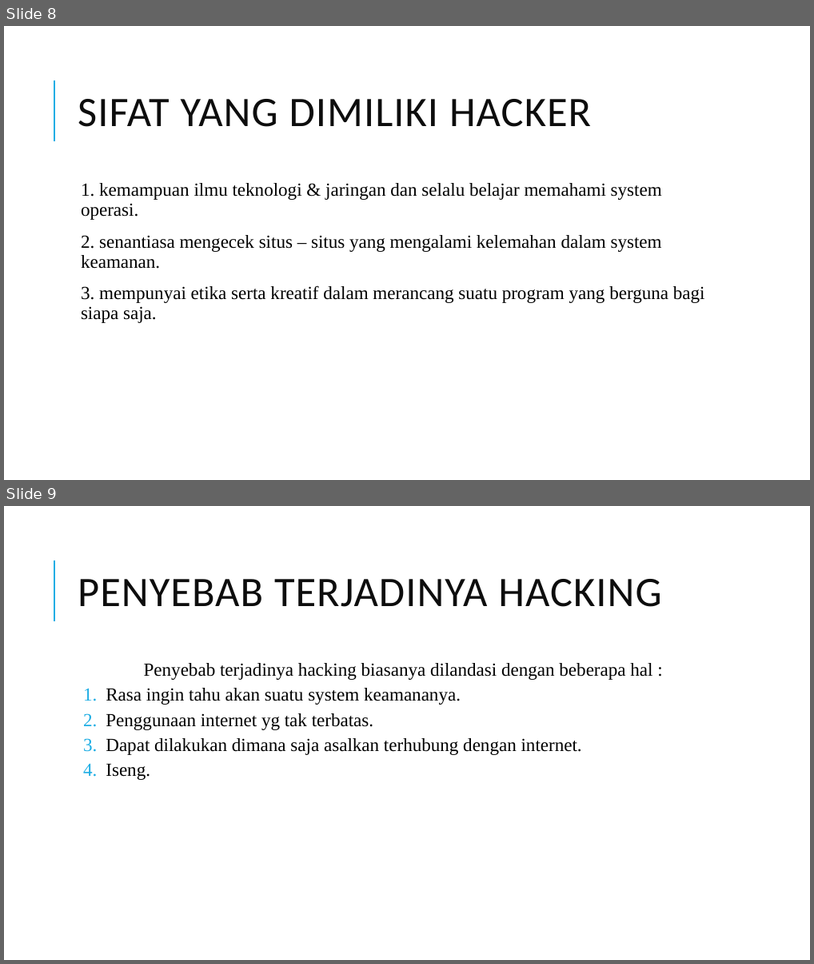
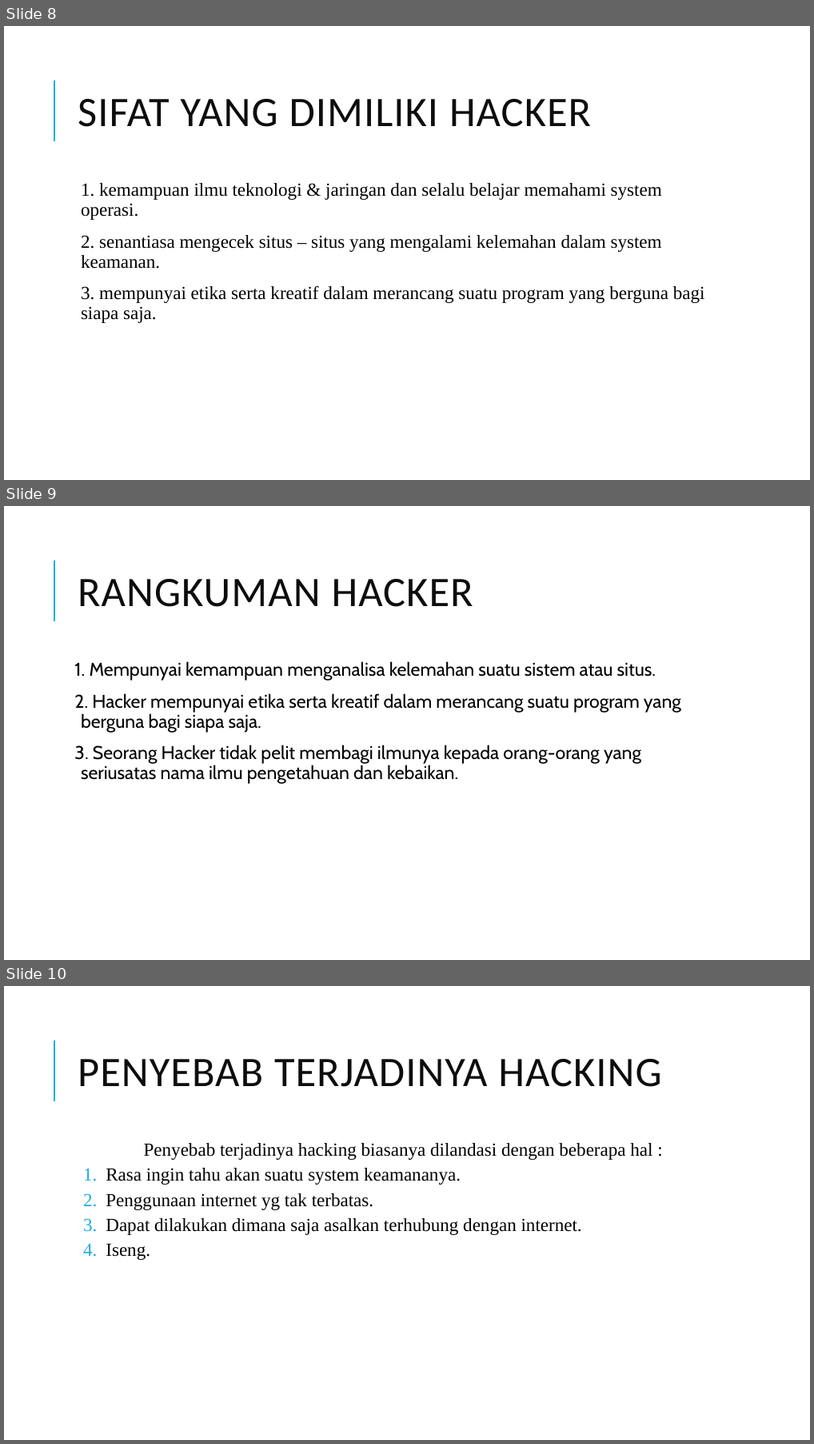
Before and after one commit to Mikroskil/Pejuang, a slide deck: pptpresentasieptikhacking-140615110436-phpapp01.pptx. Shown one above the other, each under a label of ours: slides 8 and 9 before the commit, slides 8, 9 and 10 after it. The pictures are 814x964 and 814x1444 pixels, drawn with LibreOffice and Linux fonts; fonts in the diff are those of the drawing. Boxes give left, top, right and bottom in pixels: in the first picture for what was removed or moved away, otherwise in the second. Text is boxed around its words. In the diff, an @@ line names an element or a change of style, - is before the commit and + after.

```diff
--- a/pptpresentasieptikhacking-140615110436-phpapp01.pptx
+++ b/pptpresentasieptikhacking-140615110436-phpapp01.pptx
@@ slide 9 added at (x1=4, y1=506, x2=810, y2=960), background #FFFFFF; not listed: 1 template element that a slide beside it also shows @@
@@ title added at (x1=78, y1=579, x2=474, y2=607), 50 pt, text #0D0D0D @@
+RANGKUMAN HACKER
@@ text added at (x1=74, y1=661, x2=682, y2=784), 22 pt, text #000000 @@
+1. Mempunyai kemampuan menganalisa kelemahan suatu sistem atau situs.
+2. Hacker mempunyai etika serta kreatif dalam merancang suatu program yang berguna bagi siapa saja.
+3. Seorang Hacker tidak pelit membagi ilmunya kepada orang-orang yang seriusatas nama ilmu pengetahuan dan kebaikan.
@@ what was slide 9 is now slide 10 @@
```
Also in this commit, not shown: 1 other slide added.
